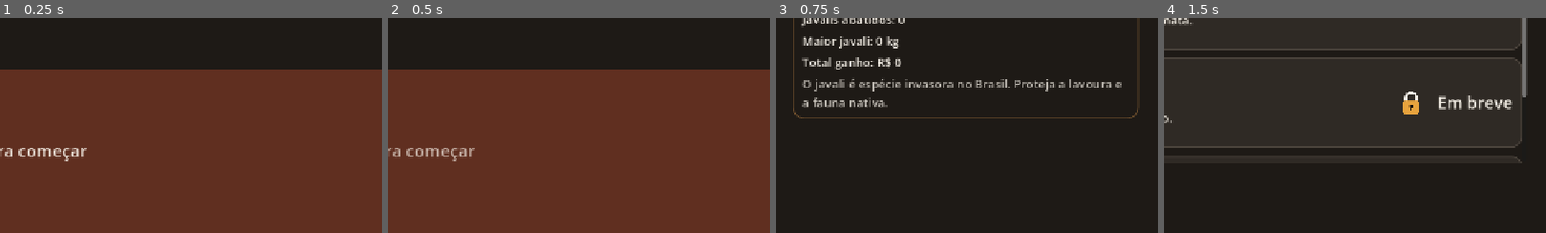
Above: before the commit, frames 1-4 (left to right).
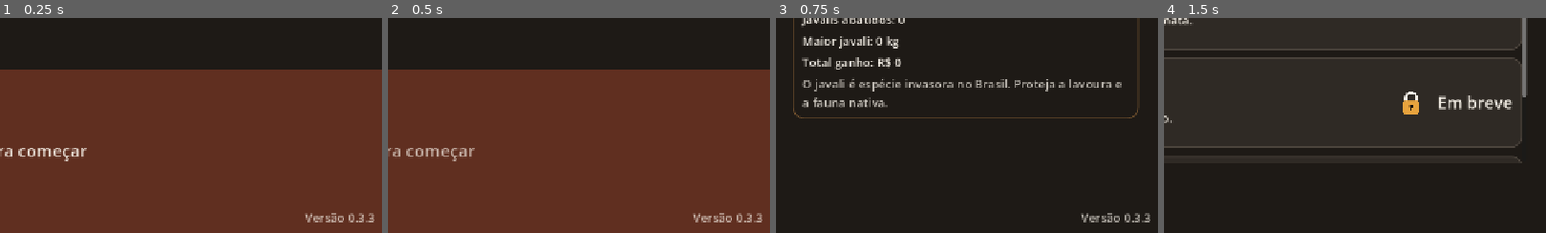
Above: after the commit, the same moments.

Repository: italocassio/hunt-javali
Game: Godot game, scene res://src/ui/boot/boot.tscn
The game is run twice, just before and just after one commit, with the same random seed, the same clock (stepped at 60 frames per second) and the same inputs.
Inputs (mouse positions are % of the whole screen's width and height, from its top left):
- Up to frame 1 (0.25 s): no input
- Up to frame 2 (0.5 s): no input
- Up to frame 3 (0.75 s): click (50, 50) at 0.5 s
- Up to frame 4 (1.5 s): click "Jogar" at 1.25 s
The pictures show only the part of the screen within x 49-99%, y 50-100%; the shares and areas given below are measured in that part.

The runs differ from the first frame. In frame 1, 0.4% of the frame differs, in the area x 79-98%, y 90-96%; in frame 2, 0.4%; in frame 3, 0.4%; in frame 4, nothing differs.

Commit message:
versão 0.3.3: mostra a versão na tela inicial e no menu
O número vem de application/config/version em project.godot e aparece no canto
inferior direito, para conferir se a versão nova está no ar.

Co-Authored-By: Claude Fable 5.2 <noreply@anthropic.com>

Diff:
--- a/project.godot
+++ b/project.godot
@@ -12,6 +12,7 @@
 
 config/name="Caçada ao Javali"
 config/description="Controle de javalis invasores em fazendas do Brasil."
+config/version="0.3.3"
 run/main_scene="res://src/ui/boot/boot.tscn"
 config/features=PackedStringArray("4.7", "GL Compatibility")
 config/icon="res://assets/ui/icons/app_icon.svg"
--- a/src/ui/boot/boot.gd
+++ b/src/ui/boot/boot.gd
@@ -62,6 +62,22 @@
 	prompt.mouse_filter = Control.MOUSE_FILTER_IGNORE
 	add_child(prompt)
 
+	# Bottom-right corner. The number comes from application/config/version in project.godot.
+	var version: Label = Label.new()
+	version.text = "Versão %s" % String(ProjectSettings.get_setting("application/config/version", "?"))
+	version.modulate = Color(1.0, 1.0, 1.0, 0.75)
+	version.mouse_filter = Control.MOUSE_FILTER_IGNORE
+	version.anchor_left = 1.0
+	version.anchor_top = 1.0
+	version.anchor_right = 1.0
+	version.anchor_bottom = 1.0
+	version.grow_horizontal = Control.GROW_DIRECTION_BEGIN
+	version.grow_vertical = Control.GROW_DIRECTION_BEGIN
+	version.offset_right = -20.0
+	version.offset_bottom = -12.0
+	UiKit.mark(version, self, "VersionLabel")
+	add_child(version)
+
 	var tween: Tween = create_tween().set_loops()
 	tween.tween_property(prompt, "modulate:a", 0.45, PULSE_S).set_trans(Tween.TRANS_SINE)
 	tween.tween_property(prompt, "modulate:a", 1.0, PULSE_S).set_trans(Tween.TRANS_SINE)
--- a/src/ui/main_menu/main_menu.gd
+++ b/src/ui/main_menu/main_menu.gd
@@ -49,4 +49,23 @@
 	info.add_child(UiKit.label("Maior javali: %s kg" % UiKit.decimal(float(stats.get("heaviest_kg", 0.0)), 0)))
 	info.add_child(UiKit.label("Total ganho: %s" % UiKit.money_text(int(stats.get("money_earned_total", 0)))))
 	info.add_child(UiKit.muted("O javali é espécie invasora no Brasil. Proteja a lavoura e a fauna nativa."))
+	_add_version_label()
 	play.grab_focus()
+
+
+## Bottom-right corner. The number comes from application/config/version in project.godot.
+func _add_version_label() -> void:
+	var version: Label = Label.new()
+	version.text = "Versão %s" % String(ProjectSettings.get_setting("application/config/version", "?"))
+	version.modulate = Color(1.0, 1.0, 1.0, 0.75)
+	version.mouse_filter = Control.MOUSE_FILTER_IGNORE
+	version.anchor_left = 1.0
+	version.anchor_top = 1.0
+	version.anchor_right = 1.0
+	version.anchor_bottom = 1.0
+	version.grow_horizontal = Control.GROW_DIRECTION_BEGIN
+	version.grow_vertical = Control.GROW_DIRECTION_BEGIN
+	version.offset_right = -20.0
+	version.offset_bottom = -12.0
+	UiKit.mark(version, self, "VersionLabel")
+	add_child(version)
Not shown, changed: CLAUDE.md
